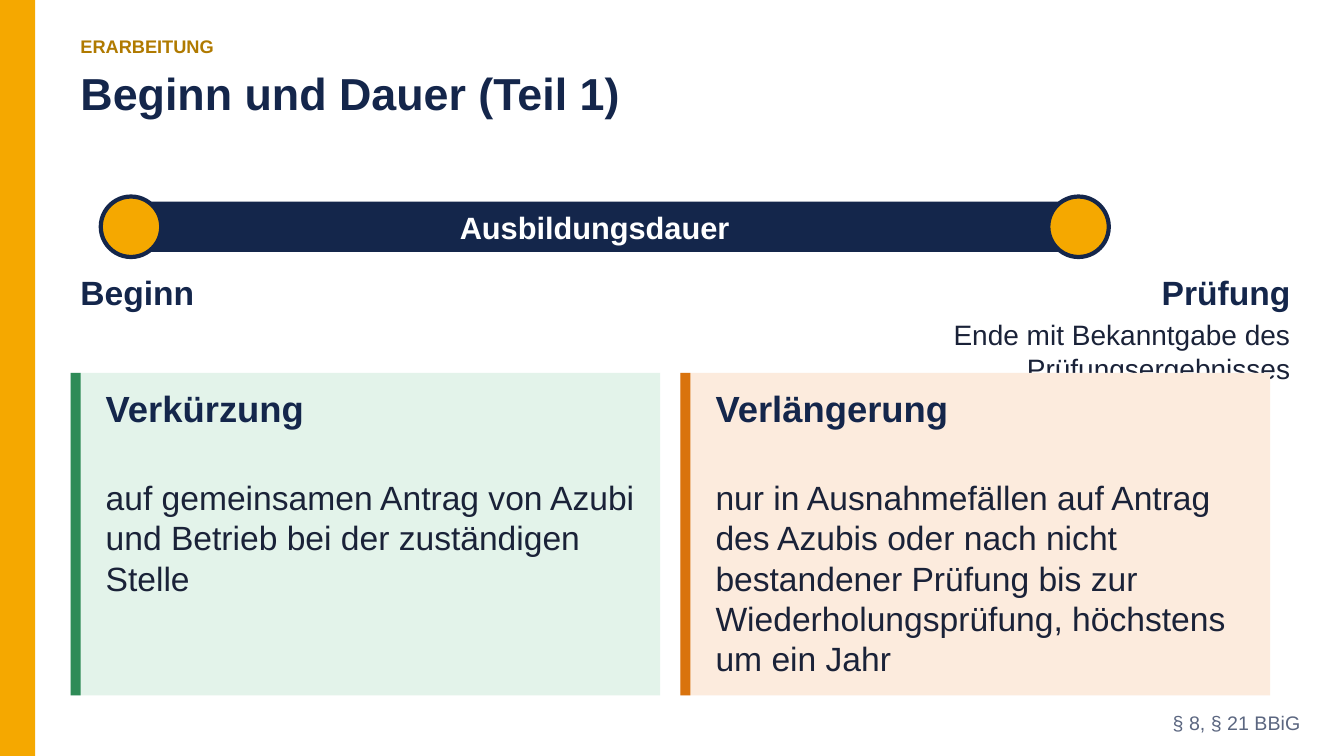
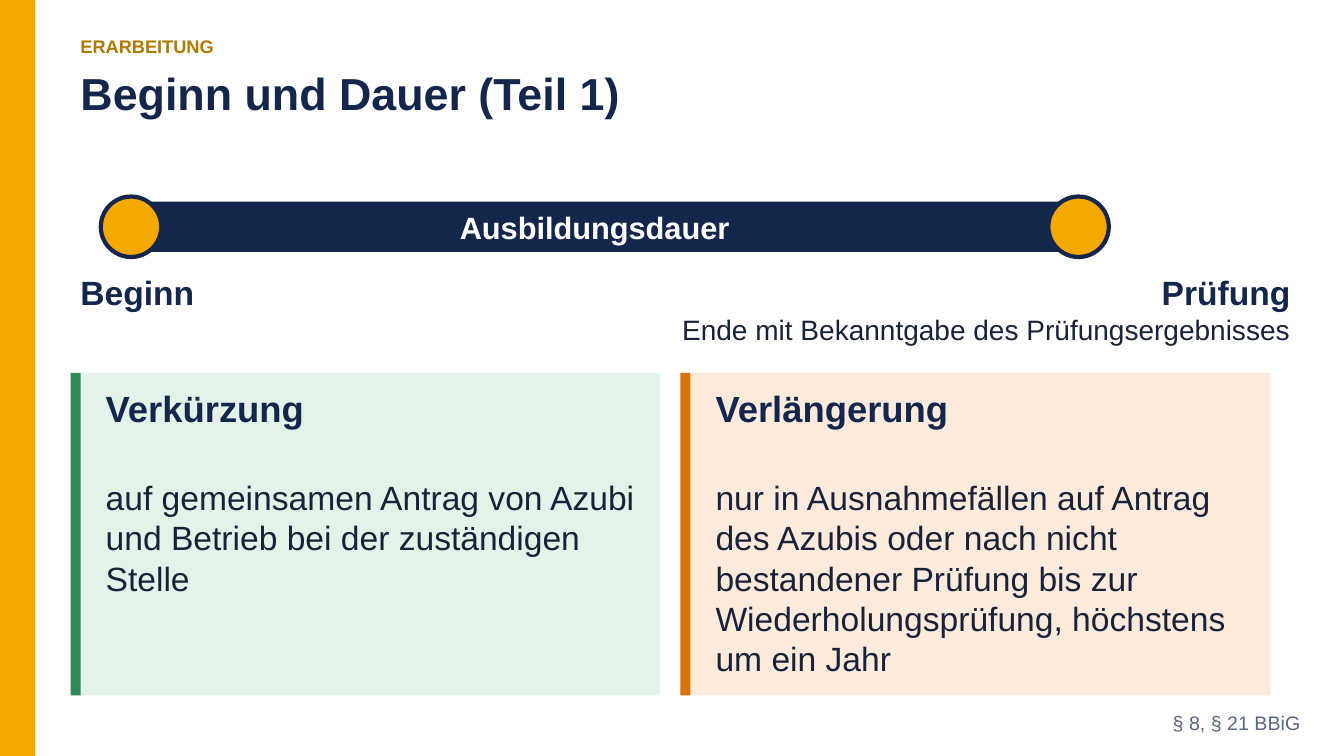
Before and after one commit to yasinbenx/bbig, a slide deck: slide 6 of output/v2/praesentation.pptx. Drawn at 1344x756 pixels with LibreOffice and Linux fonts; fonts in the diff are those of the drawing. Boxes give left, top, right and bottom in pixels: in the first picture for what was removed or moved away, otherwise in the second. Text is boxed around its words. In the diff, an @@ line names an element or a change of style, - is before the commit and + after.

```diff
--- a/output/v2/praesentation.pptx
+++ b/output/v2/praesentation.pptx
@@ text "Ende mit Bekanntgabe des Prüfungsergebnisses" rewrapped from (954,324,1290,380) to (682,319,1289,345) @@
```
Also in this commit, not shown: 1 other file.
